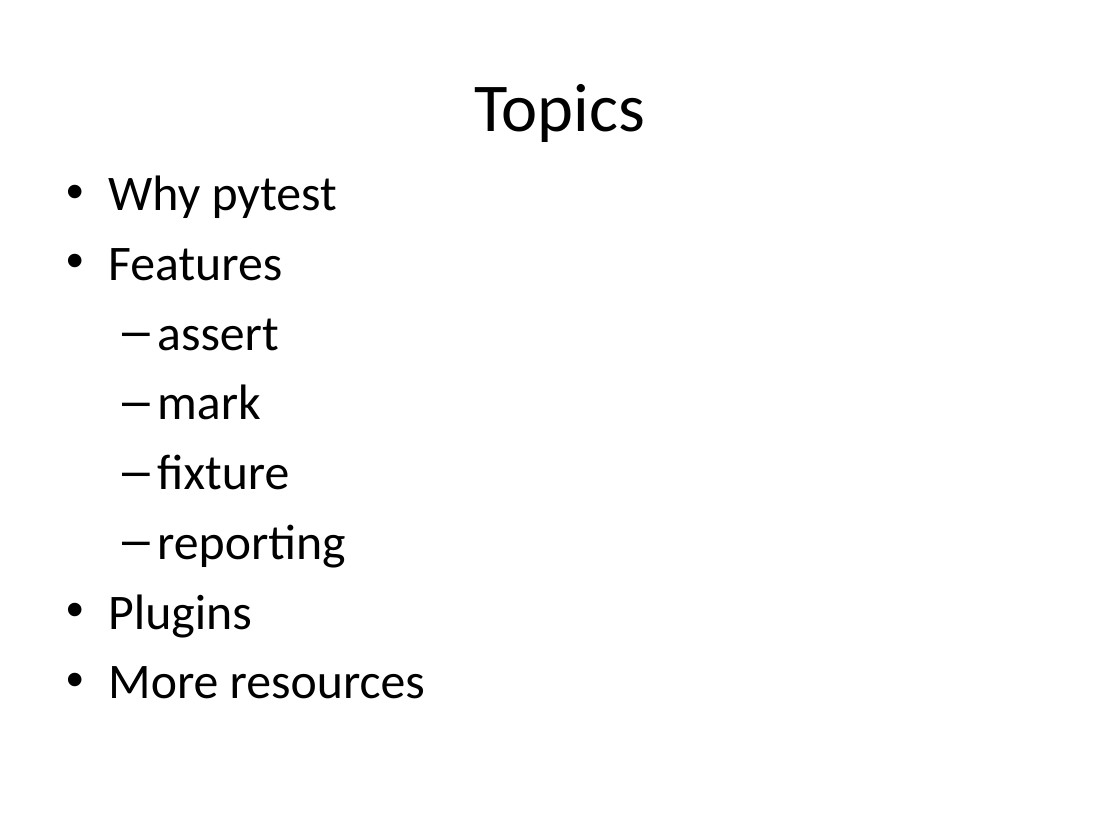
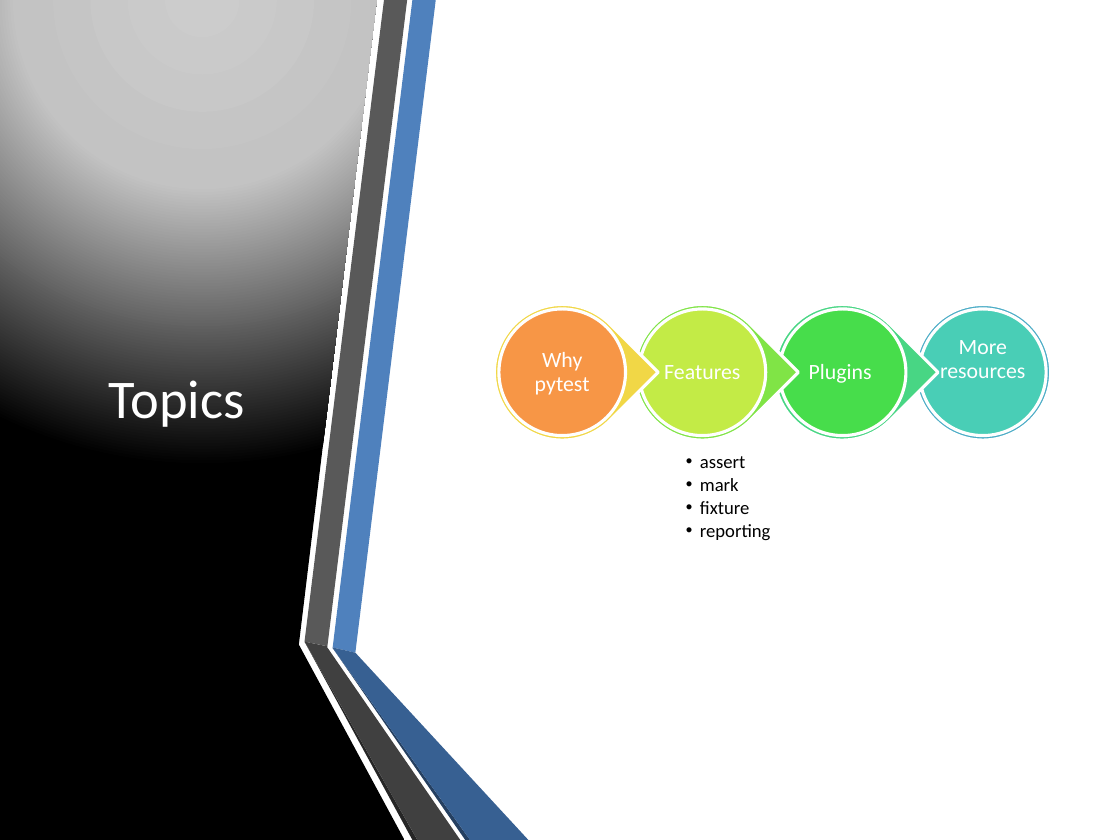
Before and after one commit to hdw868/pytest_demo, a slide deck: slide 2 of docs/Introduction to pytest.pptx. Drawn at 1120x840 pixels with LibreOffice and Linux fonts; fonts in the diff are those of the drawing. Boxes give left, top, right and bottom in pixels: in the first picture for what was removed or moved away, otherwise in the second. Text is boxed around its words. In the diff, an @@ line names an element or a change of style, - is before the commit and + after.

```diff
--- a/docs/Introduction to pytest.pptx
+++ b/docs/Introduction to pytest.pptx
@@ freeform shape added at box(0, 0, 404, 840), fill gradient #CCCCCC to #C4C4C4 to #000000 @@
@@ title "Topics": place and size @@
-title "Topics" at box(475, 84, 646, 142)
+title "Topics" at box(109, 380, 245, 427)
@@ title "Topics" at box(109, 380, 245, 427): size 44 to 35 pt, text colour #000000 to #FFFFFF @@
@@ text removed at box(108, 175, 425, 699) @@
-• Why pytest
-• Features
-  – assert
-  – mark
-  – fixture
-  – reporting
-• Plugins
-• More resources
@@ group added at box(466, 277, 1051, 541): 5 ellipses, 5 texts, 3 teardrops @@
+More resources
+Plugins
+Features
+  • assert
+  • mark
+  • fixture
+  • reporting
+Why pytest
@@ group added at box(305, 0, 529, 840): 6 freeform shapes @@
```
Also in this commit, not shown: 11 other slides changed, 3 slides added, 2 slides removed.
